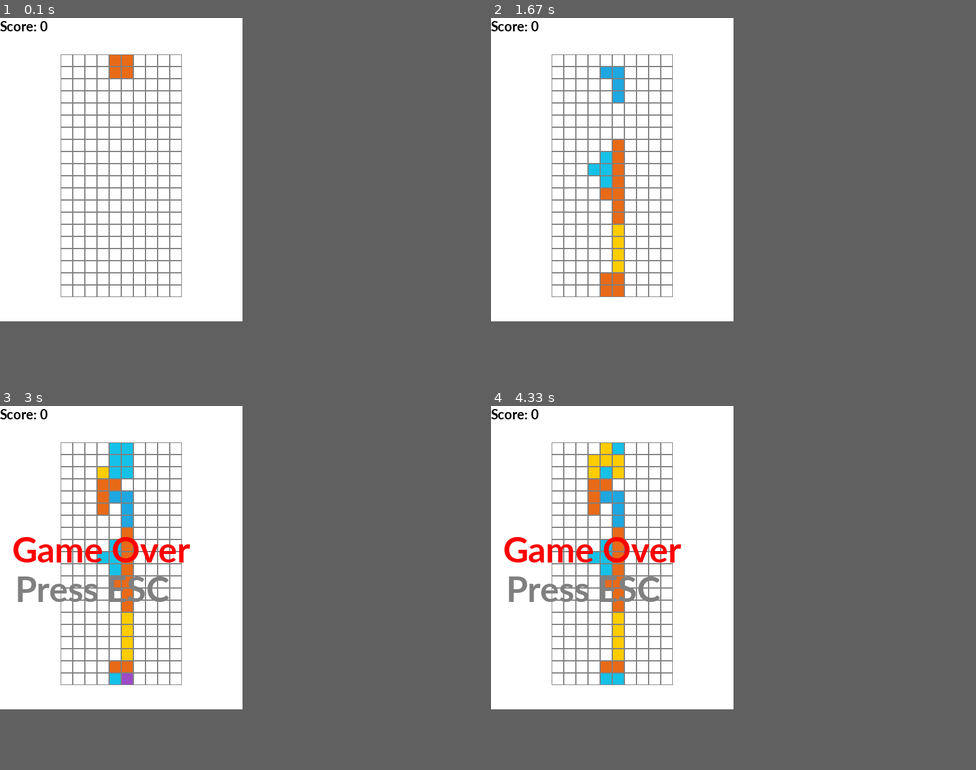
Above: before the commit, frames 1-4 (two rows, left to right).
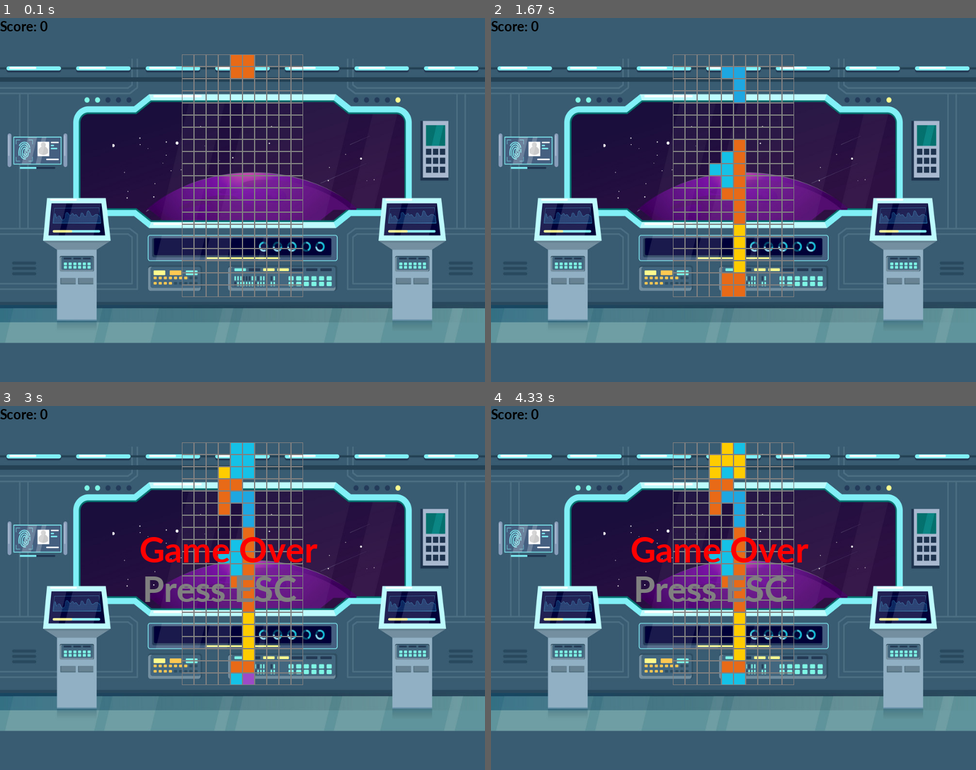
Above: after the commit, the same moments.

Repository: phem-dev/CFG-Degree-Project-2023
Game: pygame game, started from Missions/payload_challenge.py
Two runs of this game, one before a commit and one after it. Both use one fixed random seed, a clock stepped at 60 frames per second and the inputs below.
Inputs:
- Up to frame 1 (0.1 s): no input
- Up to frame 2 (1.67 s): tap Space at 0.33, 0.73, 1.03, 1.23, 1.57 s; hold Right 0.67-1.13 s; hold Up 1.17-1.47 s; hold Right from 1.5 s (still down)
- Up to frame 3 (3 s): tap Space at 1.87, 2.07, 2.37, 2.63, 2.97 s; release Right at 1.97 s; hold Left 2-2.53 s; hold Down 2.57-2.87 s; hold Left from 2.9 s (still down)
- Up to frame 4 (4.33 s): release Left at 3.3 s; hold Up 3.33-3.7 s; tap Space at 3.4, 3.8, 4.1 s; hold Right from 3.73 s (still down)
In our replay, the window is 400x500 before the commit and 800x600 after it. These sizes can differ from the game's own. Grey fills any space a smaller window leaves; there, only what the larger window draws over its background counts as a difference.

The runs differ from the first frame. In frame 1, 68% of the frame differs, in the area x 0-100%, y 0-90%; in frame 2, 68%; in frame 3, 68%; in frame 4, 68%.

Commit message:
Integrated payload mission to scenes.py and, added background, changed screen size and endgame text position of payload_challenge.py.

Diff:
--- a/Missions/payload_challenge.py
+++ b/Missions/payload_challenge.py
@@ -1,5 +1,6 @@
 import pygame
 import random
+from Scene_files.background import *
 
 # Define colours for blocks
 colours = [
@@ -50,7 +51,7 @@
         self.state = "start"
         # Contains 0 where field is empty, colours where there are blocks
         self.field = []
-        self.x = 100
+        self.x = 300
         self.y = 60
         self.zoom = 20
         self.block = None
@@ -138,7 +139,7 @@
 grey = (128, 128, 128)
 
 
-size = (400, 500)
+size = (800, 600)
 screen = pygame.display.set_mode(size)
 
 pygame.display.set_caption("Stratobus Payload Challenge")
@@ -185,6 +186,7 @@
             pressing_down = False
 
     screen.fill(white)
+    screen.blit(BackGround_payload.image, BackGround_payload.rect)
 
     for i in range(game.height):
         for j in range(game.width):
@@ -212,8 +214,8 @@
 
     screen.blit(text, [0, 0])
     if game.state == "gameover":
-        screen.blit(text_game_over, [20, 200])
-        screen.blit(text_esc, [25, 265])
+        screen.blit(text_game_over, [230, 200])
+        screen.blit(text_esc, [235, 265])
 
     pygame.display.flip()
     clock.tick(fps)
--- a/Scene_files/Scenes.py
+++ b/Scene_files/Scenes.py
@@ -1,6 +1,8 @@
 import sys
 import Missions.Mission1_Asteroids
 import Missions.quiz_SQLite.quiz
+import subprocess
+
 
 # Superclass and constants
 from Scene_files.SceneManager import Scene
@@ -215,7 +217,7 @@
 
     def update(self):
         # Update the typewriter effect
-        self.typewriter.update()
+            self.typewriter.update()
 
         # Draw the scene's elements on the screen
         # Fill the screen with a white background and draw background image
@@ -717,32 +719,31 @@
 ########################################################################################################################
 #######################################################################################################################
 # Mission 4: Payload
-
 class SceneMissionPayload(Scene):
     def __init__(self, manager, game_clock):
         super().__init__()
         self.manager = manager
         self.game_clock = game_clock
-        self.title = "Payload"
-        self.block = "In this challenge you will track 3 asteroids and see how close they passed by Earth. Report the data back to base to complete the mission!"
-        self.typewriter_title = TypewriterText(130, 20, 550, 500, Challenge.greet(Challenge(self.title)),
+        self.title = "Payload Challenge"
+        self.block = "Play the stratobus tetris game!"
+        self.typewriter_title = TypewriterText(130, 30, 550, 500, Challenge.greet(Challenge(self.title)),
                                                justify="center")
         self.typewriter_block = TypewriterText(150, 200, 430, 200, self.block, font=FONT_SMALL)
         self.mission_box_image = pygame.image.load('./Scene_files/Images/mission_box.png')
 
         # Adjust these buttons to your needs for the second scene
         self.button1 = Button(
-            "left", (SCREEN_HEIGHT * 0.85), GREEN, BLUE, "ACCEPT", BLACK, WHITE, self.to_scene_mission_asteroids_input
-        )
-        self.button2 = Button(
-            "center", (SCREEN_HEIGHT * 0.75), YELLOW, BLUE, "CONTROLS", BLACK, WHITE, self.to_controls
-        )
-        self.button3 = Button(
-            600, (SCREEN_HEIGHT * 0.85), ORANGE, BLUE, "MENU", BLACK, WHITE, self.to_menu
-        )
-
-    def to_scene_mission_asteroids_input(self):
-        self.manager.switch_scene(SceneMissionAsteroidsInput(self.manager, self.game_clock))
+            "center", (SCREEN_HEIGHT * 0.75), GREEN, BLUE, "ACCEPT", BLACK, WHITE, self.to_play_payload_challenge
+        )
+        self.button2 = Button(
+            "center", (SCREEN_HEIGHT * 0.87), ORANGE, BLUE, "MENU", BLACK, WHITE, self.to_menu
+        )
+
+    def to_play_payload_challenge(self):
+        script_path = "Missions/payload_challenge.py"
+
+        # Launch the game in a separate process
+        subprocess.Popen([sys.executable,script_path])
 
     def to_controls(self):
         self.manager.switch_scene(SceneControls(self.manager, self.game_clock))
@@ -750,11 +751,15 @@
     def to_menu(self):
         self.manager.switch_scene(SceneStartMenu(self.manager, self.game_clock))
 
+    def run_payload_game():
+        script_path = "payload_challenge.py"
+        subprocess.call(["python", script_path])
+
     def handle_event(self, event):
         super().handle_event(event)
         self.button1.handle_event(event)
         self.button2.handle_event(event)
-        self.button3.handle_event(event)
+
 
     def update(self):
         # Always update the typewriter_title
@@ -776,7 +781,6 @@
 
         self.button1.draw(screen)
         self.button2.draw(screen)
-        self.button3.draw(screen)
         super().draw(screen)
 
 
@@ -789,7 +793,7 @@
         super().__init__()
         self.manager = manager
         self.game_clock = game_clock
-        self.title = "Asteroid"
+        self.title = "Locate ISS"
         self.block = "In this challenge you will track 3 asteroids and see how close they passed by Earth. Report the data back to base to complete the mission!"
         self.typewriter_title = TypewriterText(130, 20, 550, 500, Challenge.greet(Challenge(self.title)),
                                                justify="center")
